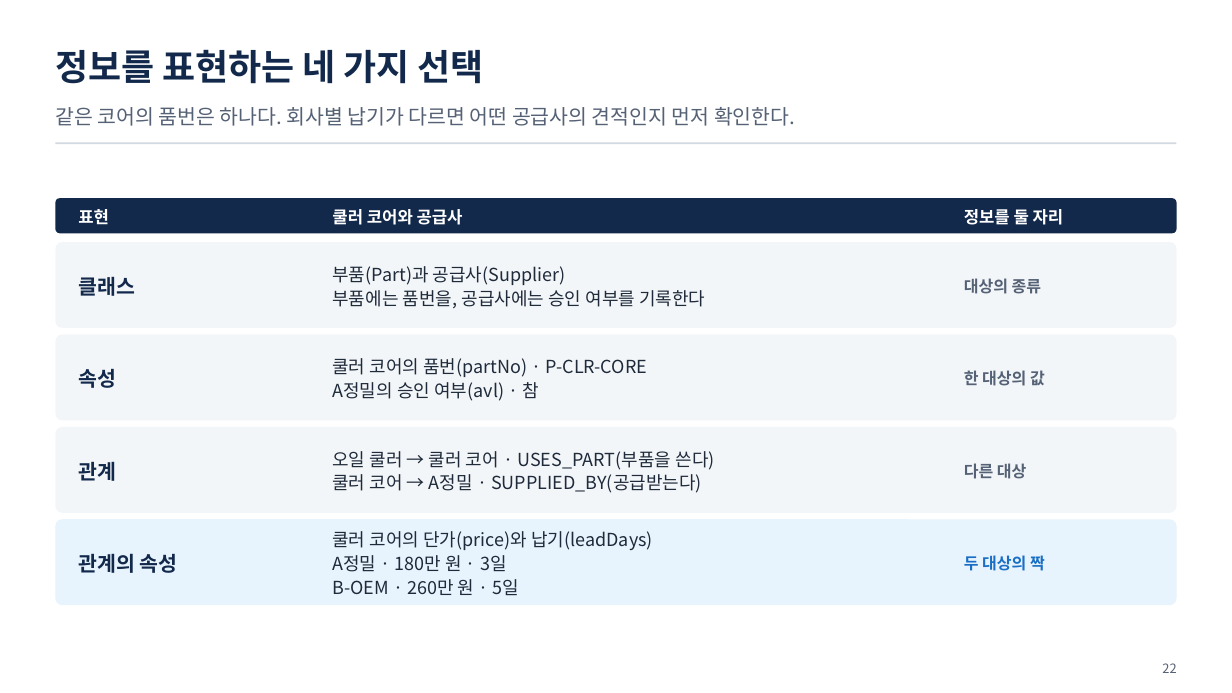
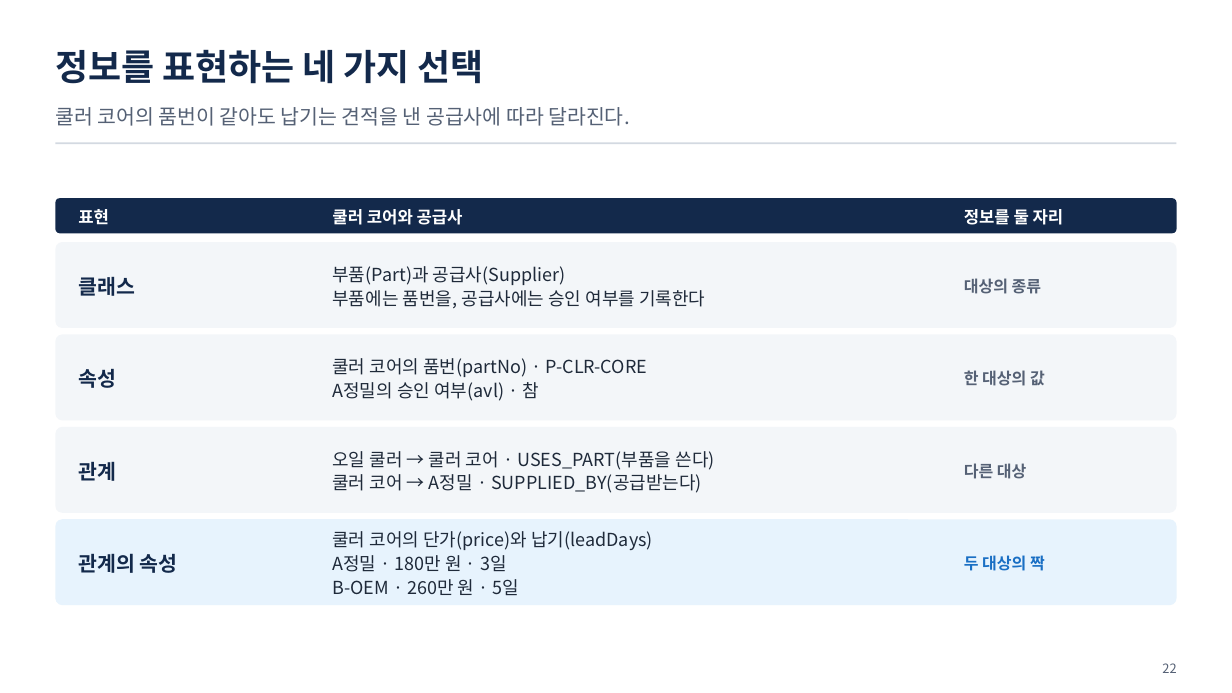
Before and after one commit to uengine-oss/hyd-iot-edu, a slide deck: slide 22 of workspace/강의제작/산출물/통합반/이론/02회차/통합반_02일차.pptx. Drawn at 1232x693 pixels with LibreOffice and Linux fonts; fonts in the diff are those of the drawing. Boxes give left, top, right and bottom in pixels: in the first picture for what was removed or moved away, otherwise in the second. Text is boxed around its words. In the diff, an @@ line names an element or a change of style, - is before the commit and + after.

```diff
--- a/workspace/강의제작/산출물/통합반/이론/02회차/통합반_02일차.pptx
+++ b/workspace/강의제작/산출물/통합반/이론/02회차/통합반_02일차.pptx
@@ text at bbox=[55, 107, 629, 126]: text changed @@
-같은 코어의 품번은 하나다. 회사별 납기가 다르면 어떤 공급사의 견적인지 먼저 확인한다.
+쿨러 코어의 품번이 같아도 납기는 견적을 낸 공급사에 따라 달라진다.
```
Also in this commit, not shown: 6 other slides changed, 28 other files.
